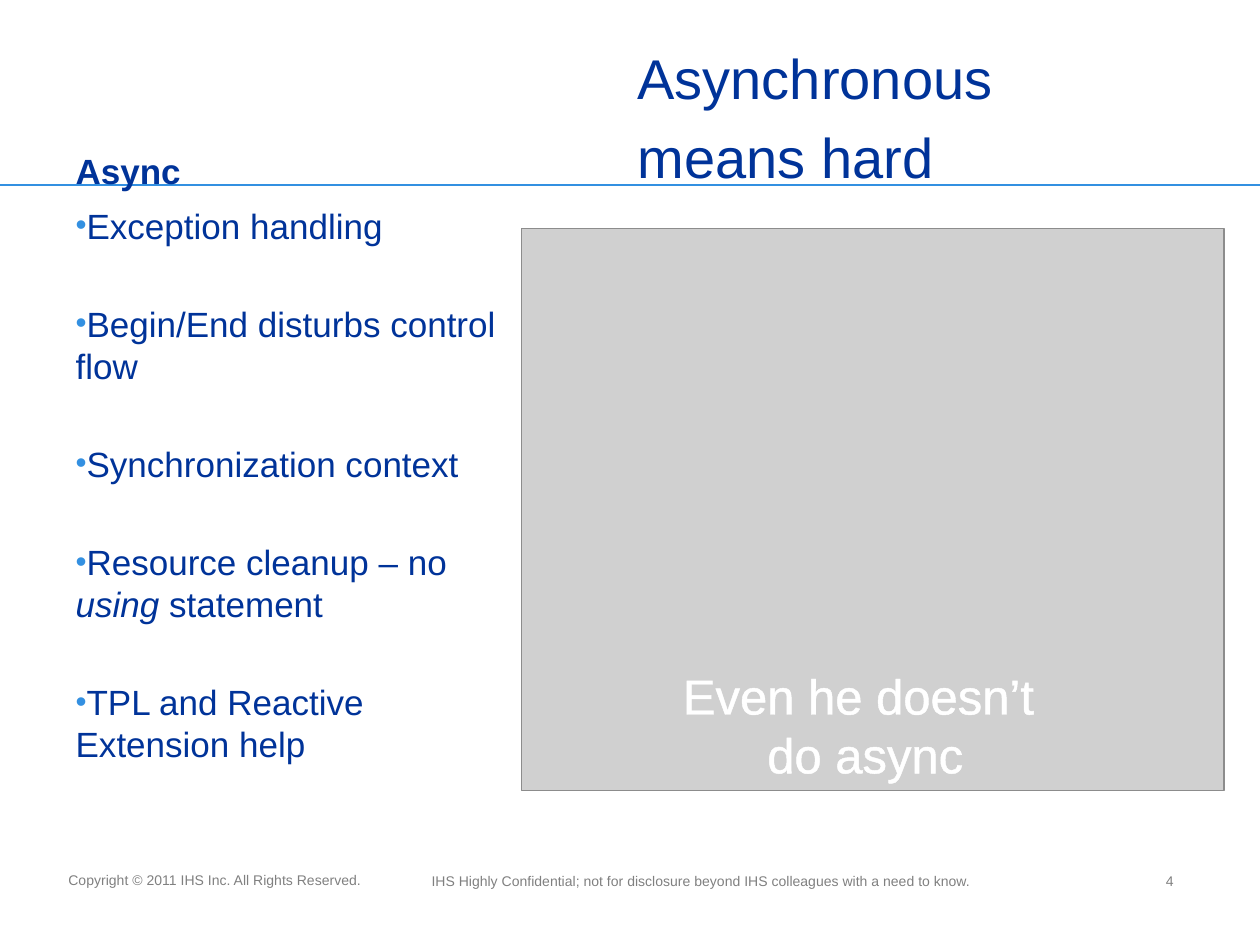
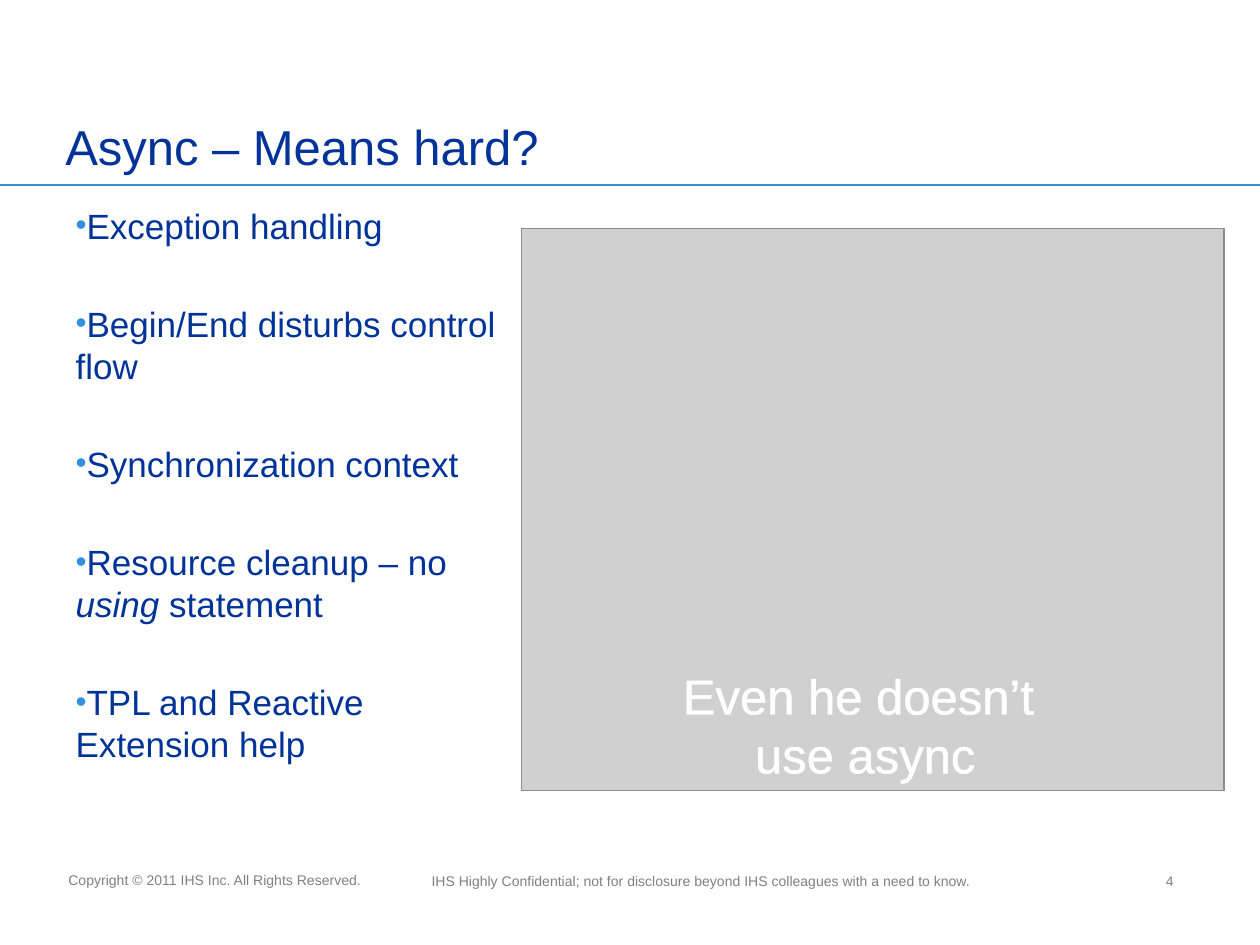
Before and after one commit to miensol/conference2012, a slide deck: slide 4 of C# 5.pptx. Drawn at 1260x945 pixels with LibreOffice and Linux fonts; fonts in the diff are those of the drawing; grey boxes stand for pictures; background and template pictures are left out. Boxes give left, top, right and bottom in pixels: in the first picture for what was removed or moved away, otherwise in the second. Text is boxed around its words. In the diff, an @@ line names an element or a change of style, - is before the commit and + after.

Commit message:
unified titles

```diff
--- a/C# 5.pptx
+++ b/C# 5.pptx
@@ text removed at (x1=638, y1=58, x2=993, y2=186) @@
-Asynchronous
-means hard
@@ title at (x1=65, y1=129, x2=538, y2=175): text changed; size 20 to 28 pt; bold off @@
-Async
+Async – Means hard?
@@ text at (x1=755, y1=747, x2=976, y2=783): text changed @@
-do async
+use async
```
Also in this commit, not shown: 2 other slides changed.
